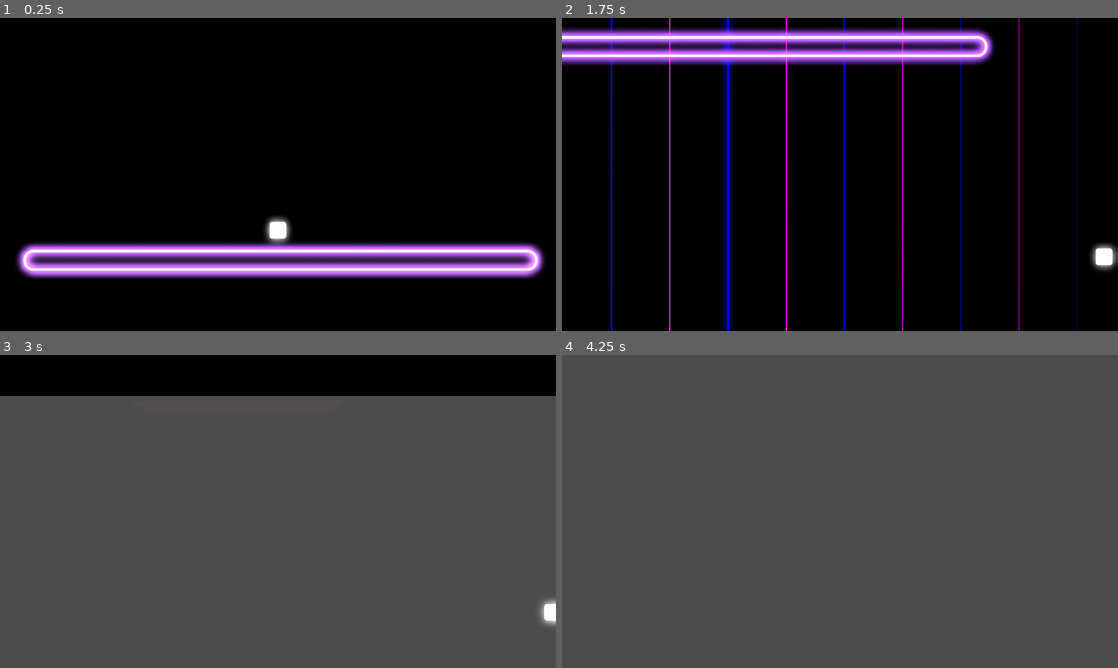
Above: before the commit, frames 1-4 (two rows, left to right).
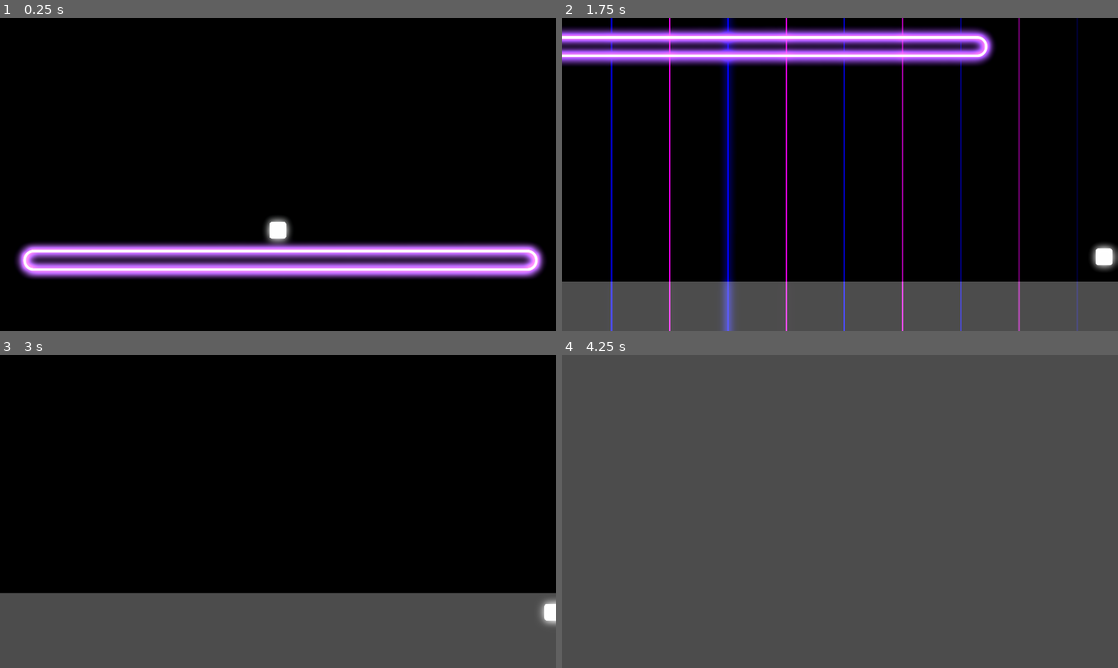
Above: after the commit, the same moments.

Repository: FireEntity1/beat-jumper
Game: Godot game, scene res://scenes/main_game.tscn
Two runs of this game, one before a commit and one after it. Both use one fixed random seed, a clock stepped at 60 frames per second and the inputs below.
Inputs:
- Up to frame 1 (0.25 s): no input
- Up to frame 2 (1.75 s): tap Enter at 0.5 s; hold D (right) from 0.53 s (still down); tap Ctrl (dash) at 0.6 s; tap Space (jump) at 0.77, 1.52 s; tap S (slam) at 1.35 s
- Up to frame 3 (3 s): release D (right) at 2.03 s; hold Left (left) 2.03-2.78 s; tap Alt at 2.1 s; hold D (right) from 2.78 s (still down); tap Shift at 2.85 s
- Up to frame 4 (4.25 s): keep holding D (right); tap Space (jump) at 3.02, 3.77 s; tap Ctrl (dash) at 3.6 s

The runs differ from the first frame. In frame 2, 16% of the frame differs, in the area x 0-100%, y 84-100%; in frame 3, 63%, in the area x 0-100%, y 13-76%; in frame 4, nothing differs.

Commit message:
feat: AUDIO VISUALIZER // sun anim/glow reduction // tinted fog

Diff:
--- /dev/null
+++ b/components/bar.tscn
@@ -0,0 +1,7 @@
+[gd_scene format=3 uid="uid://ddmlup3k6ycg4"]
+
+[node name="bar1" type="ColorRect"]
+offset_top = -647.0
+offset_right = 102.0
+offset_bottom = 116.0
+pivot_offset = Vector2(52, 763)
--- /dev/null
+++ b/components/visualizer.tscn
@@ -0,0 +1,18 @@
+[gd_scene load_steps=3 format=3 uid="uid://c6pfcul8lmyr6"]
+
+[ext_resource type="Script" uid="uid://d0xsxoghfwn8r" path="res://scripts/visualizer.gd" id="1_egsck"]
+[ext_resource type="AudioStream" uid="uid://c844h23x0bc8g" path="res://components/[For EGCS 2023 FN-TB] trung-nova - Roars of V.E.N.G.E.A.N.C.E -Take Back Everything-.mp3" id="2_f1uay"]
+
+[node name="visualizer" type="Node2D"]
+script = ExtResource("1_egsck")
+
+[node name="[forEgcs2023Fn-tb]Trung-nova-RoarsOfV_e_n_g_e_a_n_c_e-takeBackEverything-" type="AudioStreamPlayer2D" parent="."]
+position = Vector2(895, 503)
+stream = ExtResource("2_f1uay")
+volume_db = -16.343
+autoplay = true
+
+[node name="cam" type="Camera2D" parent="."]
+position = Vector2(970, -448)
+scale = Vector2(1.10907, 1.10907)
+zoom = Vector2(0.3, 0.3)
--- /dev/null
+++ b/default_bus_layout.tres
@@ -0,0 +1,8 @@
+[gd_resource type="AudioBusLayout" load_steps=2 format=3 uid="uid://dhjli354gui08"]
+
+[sub_resource type="AudioEffectSpectrumAnalyzer" id="AudioEffectSpectrumAnalyzer_j3pel"]
+resource_name = "SpectrumAnalyzer"
+
+[resource]
+bus/0/effect/0/effect = SubResource("AudioEffectSpectrumAnalyzer_j3pel")
+bus/0/effect/0/enabled = true
--- a/scenes/main_game.tscn
+++ b/scenes/main_game.tscn
@@ -6,6 +6,7 @@
 [ext_resource type="Shader" uid="uid://37kt6ilqtygj" path="res://shaders/sun.gdshader" id="2_ipu61"]
 [ext_resource type="Texture2D" uid="uid://rnv1uk5hcvoo" path="res://sprites/circle.png" id="3_ygxny"]
 [ext_resource type="Shader" uid="uid://cbpa8qugk4ew0" path="res://shaders/fog.gdshader" id="4_0rdsr"]
+[ext_resource type="PackedScene" uid="uid://c6pfcul8lmyr6" path="res://components/visualizer.tscn" id="7_wi4c7"]
 
 [sub_resource type="Environment" id="Environment_72e8q"]
 background_mode = 3
@@ -67,21 +68,24 @@
 scale_over_velocity_max = 323.08
 
 [sub_resource type="FastNoiseLite" id="FastNoiseLite_0rdsr"]
+noise_type = 2
 
 [sub_resource type="NoiseTexture2D" id="NoiseTexture2D_ipu61"]
-width = 1600
-height = 900
+width = 1920
+height = 1080
 seamless = true
 seamless_blend_skirt = 1.0
-normalize = false
+bump_strength = 0.0
 noise = SubResource("FastNoiseLite_0rdsr")
 
 [sub_resource type="ShaderMaterial" id="ShaderMaterial_ygxny"]
 shader = ExtResource("4_0rdsr")
 shader_parameter/noise_texture = SubResource("NoiseTexture2D_ipu61")
-shader_parameter/smoke_color = Color(0.741385, 0.741385, 0.741384, 1)
-shader_parameter/distortion_speed = 0.116
-shader_parameter/density = 0.01
+shader_parameter/color_a = Color(0, 0.810918, 0.902412, 1)
+shader_parameter/color_b = Color(0.968595, 0.827412, 0.925751, 1)
+shader_parameter/distortion_speed = 0.15
+shader_parameter/density = 0.015
+shader_parameter/bloom = 1.0
 
 [node name="main_game" type="Node2D"]
 script = ExtResource("1_0rdsr")
@@ -105,6 +109,13 @@
 scale = Vector2(1.55, 1.55)
 texture = ExtResource("3_ygxny")
 
+[node name="sun_alpha" type="ColorRect" parent="parallax"]
+offset_left = -2443.0
+offset_top = -984.0
+offset_right = 1230.0
+offset_bottom = 406.0
+color = Color(0, 0, 0, 0.65)
+
 [node name="backlit_particles" type="GPUParticles2D" parent="parallax"]
 visible = false
 modulate = Color(0.27, 0.27, 0.27, 0.776471)
@@ -116,9 +127,9 @@
 
 [node name="sun_blocker" type="ColorRect" parent="."]
 offset_left = -1853.0
-offset_top = 242.0
+offset_top = -1519.0
 offset_right = 2047.0
-offset_bottom = 2222.0
+offset_bottom = 1476.0
 color = Color(0, 0, 0, 1)
 
 [node name="main_platform" type="StaticBody2D" parent="."]
@@ -151,7 +162,16 @@
 
 [node name="fog" type="ColorRect" parent="."]
 material = SubResource("ShaderMaterial_ygxny")
-offset_left = -3000.0
-offset_top = -1894.0
-offset_right = 2989.0
-offset_bottom = 1509.0
+offset_left = -2520.0
+offset_top = -1635.0
+offset_right = 2509.0
+offset_bottom = 1250.0
+
+[node name="visualizer" parent="." instance=ExtResource("7_wi4c7")]
+position = Vector2(-2, 458)
+scale = Vector2(0.35, -1)
+
+[node name="visualizer2" parent="." instance=ExtResource("7_wi4c7")]
+position = Vector2(-2, 458)
+rotation = -3.14159
+scale = Vector2(0.35, 1)
--- a/scripts/event_handler.gd
+++ b/scripts/event_handler.gd
@@ -60,7 +60,7 @@
 	{
 		"type": "sun",
 		"beat": 5,
-		"length": 10
+		"length": 5
 	},
 	{
 		"type": "platform_colour",
@@ -141,13 +141,16 @@
 	$main_platform/platform_sprite.modulate.r = move_toward($main_platform/platform_sprite.modulate.r,target_platform_colour[0],delta*platform_colour_speed)
 	$main_platform/platform_sprite.modulate.g = move_toward($main_platform/platform_sprite.modulate.g,target_platform_colour[1],delta*platform_colour_speed)
 	$main_platform/platform_sprite.modulate.b = move_toward($main_platform/platform_sprite.modulate.b,target_platform_colour[2],delta*platform_colour_speed)
-
+	var weight = 1.0 - exp(-1.0 * delta)
 	if showing_sun:
 		sun_mult = move_toward(sun_mult,7,delta*100)
+		$sun_blocker.position.y = move_toward($sun_blocker.position.y,242,delta*4000)
 		$parallax/backlit_particles.emitting = true
+		print($sun_blocker.position.y)
 		#$parallax/backlit_particles.show()
 	else:
-		sun_mult = move_toward(sun_mult,0,delta*100)
+		#sun_mult = move_toward(sun_mult,0,delta*100)
+		$sun_blocker.position.y = move_toward($sun_blocker.position.y,-1500,delta*4000)
 		$parallax/backlit_particles.emitting = false
 		$parallax/backlit_particles.hide()
 	print(sun_mult)
--- /dev/null
+++ b/scripts/visualizer.gd
@@ -0,0 +1,58 @@
+extends Node2D
+
+var spectrum: AudioEffectSpectrumAnalyzerInstance
+@onready var bars = get_children()
+const bar = preload("res://components/bar.tscn")
+const count = 32
+const max_freq = 8000.0
+const min_freq = 20.0
+const min_db = 50.0
+
+const rise_speed = 3
+const fall_speed = 0.1
+const normalization_speed = 0.02
+
+var bar_energies = []
+var max_energy = 0.1
+
+func _ready() -> void:
+	$"[forEgcs2023Fn-tb]Trung-nova-RoarsOfV_e_n_g_e_a_n_c_e-takeBackEverything-".play(300)
+	for i in range(count):
+		var temp = bar.instantiate()
+		temp.position.x = i * 115
+		add_child(temp)
+	bars = get_children()
+	spectrum = AudioServer.get_bus_effect_instance(0, 0)
+	bar_energies.resize(count)
+	for i in range(count):
+		bar_energies[i] = 0.0
+
+func _process(delta: float) -> void:
+	var prev_hz = 0.0
+	var current_max = 0.0
+	for i in range(count):
+		var hz = lerp(min_freq, max_freq, float(i + 1) / count)
+		#var hz = ((max_freq-min_freq)/count)*(i)
+		var magnitude = spectrum.get_magnitude_for_frequency_range(prev_hz, hz)
+		var raw_energy = magnitude.length() * 100.0
+		if raw_energy > current_max:
+			current_max = raw_energy
+		var energy = clamp(raw_energy / max(max_energy, 0.1), 0.0, 1.0)
+		if energy > bar_energies[i]:
+			bar_energies[i] = lerp(bar_energies[i], energy, rise_speed)
+		else:
+			bar_energies[i] = lerp(bar_energies[i], energy, fall_speed)
+		var current_bar = bars[i]
+		var target_height = bar_energies[i] * 200 * clamp(1/max(i,1),0.3,10)
+
+		current_bar.scale.y = lerp(current_bar.scale.y, target_height/50, 0.5)
+		current_bar.modulate = Color(1.5, 0.5, 2.0) * (1.0 + bar_energies[i] * 1.0)
+		if i >= count:
+			current_bar.scale.y = 0
+		prev_hz = hz
+		if current_max > max_energy:
+			max_energy = lerp(max_energy, current_max, 0.3)
+		else:
+			max_energy = lerp(max_energy, current_max, normalization_speed)
+	bars[32].scale.y = 0
+	bars[33].scale.y = 0
--- a/shaders/fog.gdshader
+++ b/shaders/fog.gdshader
@@ -1,25 +1,28 @@
 shader_type canvas_item;
 
-// Uniforms for customization
 uniform sampler2D noise_texture : repeat_enable;
-uniform vec3 smoke_color : source_color = vec3(0.8);
+uniform vec3 color_a : source_color = vec3(0.5, 0.0, 0.8); // Left Color
+uniform vec3 color_b : source_color = vec3(0.0, 0.2, 0.5); // Right Color
 uniform float distortion_speed : hint_range(0.0, 5.0) = 0.2;
-uniform float density : hint_range(0.0, 1.0) = 1.0;
+uniform float density : hint_range(0.0, 2.0) = 1.0;
+uniform float bloom : hint_range(1.0, 10.0) = 1.0;
 
 void fragment() {
-    // Pre-calculate time-based offsets
+    // 1. Calculate the base horizontal gradient (0.0 on left, 1.0 on right)
+    float grad = UV.x;
+
+    // 2. Motion logic
     float time_offset_1 = TIME * distortion_speed * 0.1;
     float time_offset_2 = TIME * distortion_speed * 0.2;
 
-    // Sample noise with distortion
     vec4 noise = texture(noise_texture, UV + time_offset_1);
-
-    // Create distorted UV and sample final noise
     vec2 distorted_uv = UV + noise.rg * 0.1 - 0.05 + time_offset_2;
     float final_noise = texture(noise_texture, distorted_uv).r;
 
+    // 3. Mix colors based on the horizontal gradient
+    vec3 mixed_color = mix(color_a, color_b, grad);
+
+    // 4. Combine with noise alpha and audio-reactive bloom
     float smoke_alpha = final_noise * density;
-
-    // Output color
-    COLOR = vec4(smoke_color, smoke_alpha);
+    COLOR = vec4(mixed_color * bloom, smoke_alpha);
 }
Not shown, added: components/[For EGCS 2023 FN-TB] trung-nova - Roars of V.E.N.G.E.A.N.C.E -Take Back Everything-.mp3.import
Not shown: 1 places in scenes/main_game.tscn that only renumber resources
Not shown, added: scripts/visualizer.gd.uid
Not shown, added: components/[For EGCS 2023 FN-TB] trung-nova - Roars of V.E.N.G.E.A.N.C.E -Take Back Everything-.mp3
